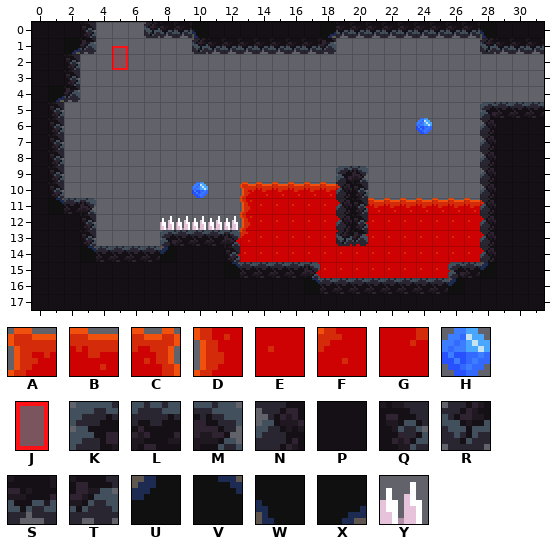
One commit to this Tiled map: Assets/Tiles/Alex/Crystal Intro.tmx. The first picture shows the starting point.
Cells are 8x8 px. Shown: x 0..31, y 0..17.
Key: from "Lava": A 0, B 1, C 2, D 6, E 7, F 22, G 23; from "Mechanics": H 0 "Blue Crystal", J 3 "Spawn"; from "Rocks": K 0, L 1, M 2, N 6, P 7, Q 8, R 12, S 13, T 14, U 22, V 23, W 28, X 29; from "Spikes": Y 0 "SpikeUp".
_ is an empty cell, # one hidden under a higher layer.
Objects are placed by their top-left corner, in cells (3,4 is the top-left corner of cell 3,4); size is 1x1 cell unless given.
Layers that did not change in this view are not listed.
Layer "Lava" before, first column x 0:
 0 ________________________________
 1 ________________________________
 2 ________________________________
 3 ________________________________
 4 ________________________________
 5 ________________________________
 6 ________________________________
 7 ________________________________
 8 ________________________________
 9 ________________________________
10 _____________ABBBBBBC___________
11 _____________DEEEEEEGBBBBBBBB##_
12 _____________DEEEEEEEEEEEEEEE###
13 ____________AFEEEEEEEEEEEEEEE###
14 ___________#FEEEEEEEEEEEEEEEE###
15 ___________######EEEEEEEEEE#####
16 ___________#####################
17 ___________########_############
Layer "Ground" before, first column x 0:
 0 PPPQ___RSSWPPPPPPPXSSSSSSSSSWPPP
 1 PPXT______RSSSSSSST_________RSSS
 2 PPQ_____________________________
 3 PPQ_____________________________
 4 PXT_____________________________
 5 PQ__________________________KLLL
 6 PQ__________________________NPPP
 7 PQ__________________________NPPP
 8 PQ__________________________NPPP
 9 PQ_________________KM_______NPPP
10 PQ_________________NQ_______NPPP
11 PVLM_______________NQ_______NPPP
12 PPPQ_______________NQ_______NPPP
13 PPPQ____KLLLM______RT_______NPPP
14 PPPVLLLLUPPPQ_______________NPPP
15 PPPPPPPPPPPPVLLLLM________KLUPPP
16 PPPPPPPPPPPPPPPPPVLLLLLLLLUPPPPP
17 PPPPPPPPPPPPPPPPPPPPPPPPPPPPPPPP
Objects on layer "Mechanics" before:
J "Spawn" at 5,1.5 size 1x1.5
H "Blue Crystal" at 24,6
H "Blue Crystal" at 10,10
Y "SpikeUp" at 9,12
Y "SpikeUp" at 10,12
Y "SpikeUp" at 11,12
Y "SpikeUp" at 12,12
Y "SpikeUp" at 8,12
After the commit:
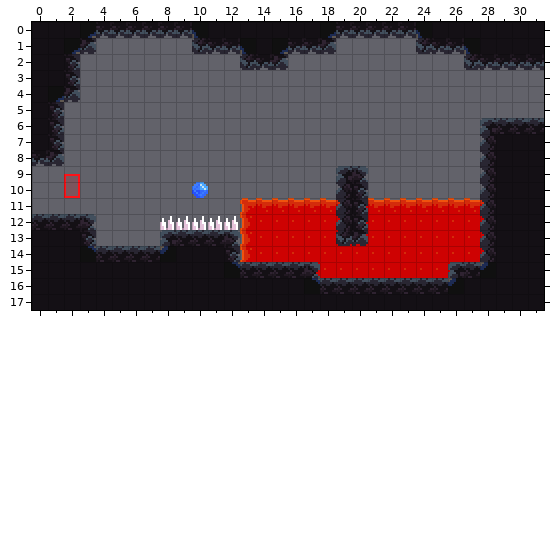
From the commit log: Changed blue crystal light, changed some levels
What changed:
{"where": "layer \"Lava\""}
{"y":10,"x":13,"old":"ABBBBBB","new":"_______"}
{"y":11,"x":13,"old":"DEEEEEE","new":"ABBBBBB"}
{"y":13,"x":12,"old":"AF","new":"_D"}
{"y":14,"x":12,"old":"FE","new":"_D"}
{"where": "layer \"Ground\""}
{"y":0,"x":3,"old":"Q___R","new":"XSSSS"}
{"y":0,"x":24,"old":"SSSSW","new":"WPPPP"}
{"y":1,"x":13,"old":"SSS","new":"WPX"}
{"y":1,"x":24,"old":"____RSSS","new":"RSSWPPPP"}
{"y":2,"x":13,"old":"___","new":"RST"}
{"y":2,"x":27,"old":"_____","new":"RSSSS"}
{"y":5,"x":28,"old":"KLLL","new":"____"}
{"y":6,"x":28,"old":"NPPP","new":"KLLL"}
{"y":8,"x":0,"old":"PQ","new":"ST"}
{"y":9,"x":0,"old":"PQ","new":"__"}
{"y":10,"x":0,"old":"PQ","new":"__"}
{"y":11,"x":0,"old":"PVLM","new":"____"}
{"y":12,"x":0,"old":"PPPQ","new":"LLLM"}
{"where": "layer \"Mechanics\""}
{"was": "J \"Spawn\" at 5,1.5 size 1x1.5", "now": "J \"Spawn\" at 2,9.5 size 1x1.5"}
{"was": "H \"Blue Crystal\" at 24,6"}
